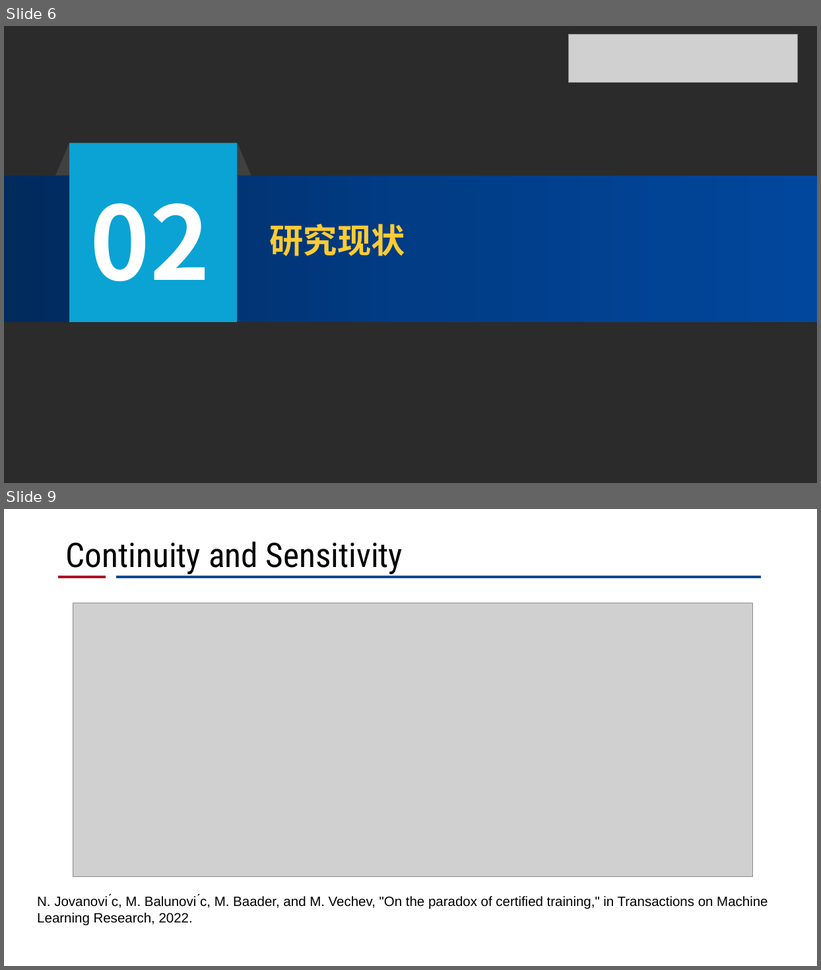
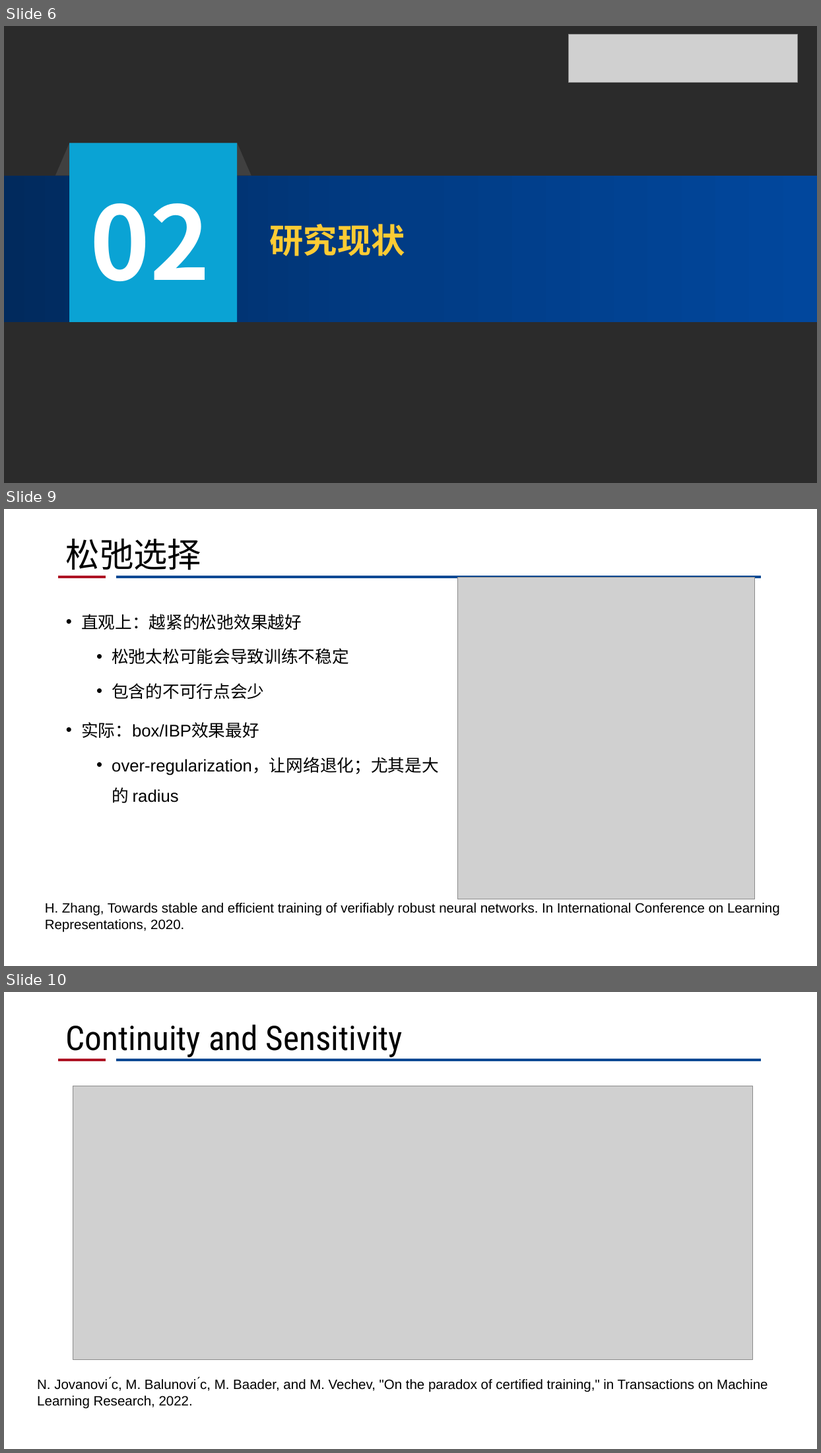
Before and after one commit to CRhapsody/Presentation_Slides, a slide deck: certified defense.pptx. Shown one above the other, each under a label of ours: slides 6 and 9 before the commit, slides 6, 9 and 10 after it; the slides between them are not shown. The pictures are 821x970 and 821x1453 pixels, drawn with LibreOffice and Linux fonts; fonts in the diff are those of the drawing; grey boxes stand for pictures; background and template pictures are left out; a plain dark background stands for a picture behind light text. Boxes give left, top, right and bottom in pixels: in the first picture for what was removed or moved away, otherwise in the second. Text is boxed around its words. In the diff, an @@ line names an element or a change of style, - is before the commit and + after.

```diff
--- a/certified defense.pptx
+++ b/certified defense.pptx
@@ slide 9 added at (4,509,817,966), background #FFFFFF; not listed: 2 template elements that a slide beside it also shows @@
@@ title added at (66,538,201,570), 40 pt, text #000000 @@
+松弛选择
@@ picture added at (459,578,756,900) @@
@@ text added at (81,614,439,803), 20 pt, text #000000 @@
+• 直观上：越紧的松弛效果越好
+  • 松弛太松可能会导致训练不稳定
+  • 包含的不可行点会少
+• 实际：box/IBP效果最好
+  • over-regularization，让网络退化；尤其是大的 radius
@@ text added at (45,903,780,933), 16 pt, text #000000 @@
+H. Zhang, Towards stable and efficient training of verifiably robust neural networks. In International Conference on Learning Representations, 2020.
@@ what was slide 9 is now slide 10 @@
```
Also in this commit, not shown: 6 slides changed, 1 other slide added, 2 slides removed.
